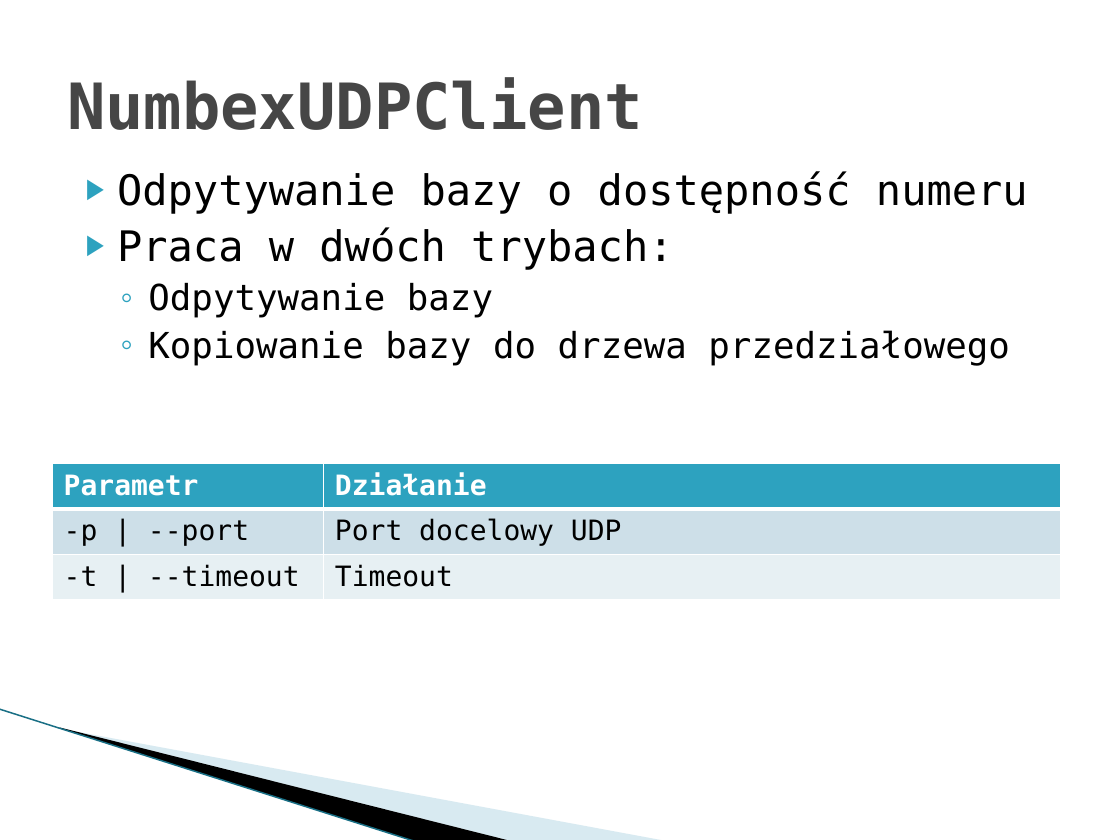
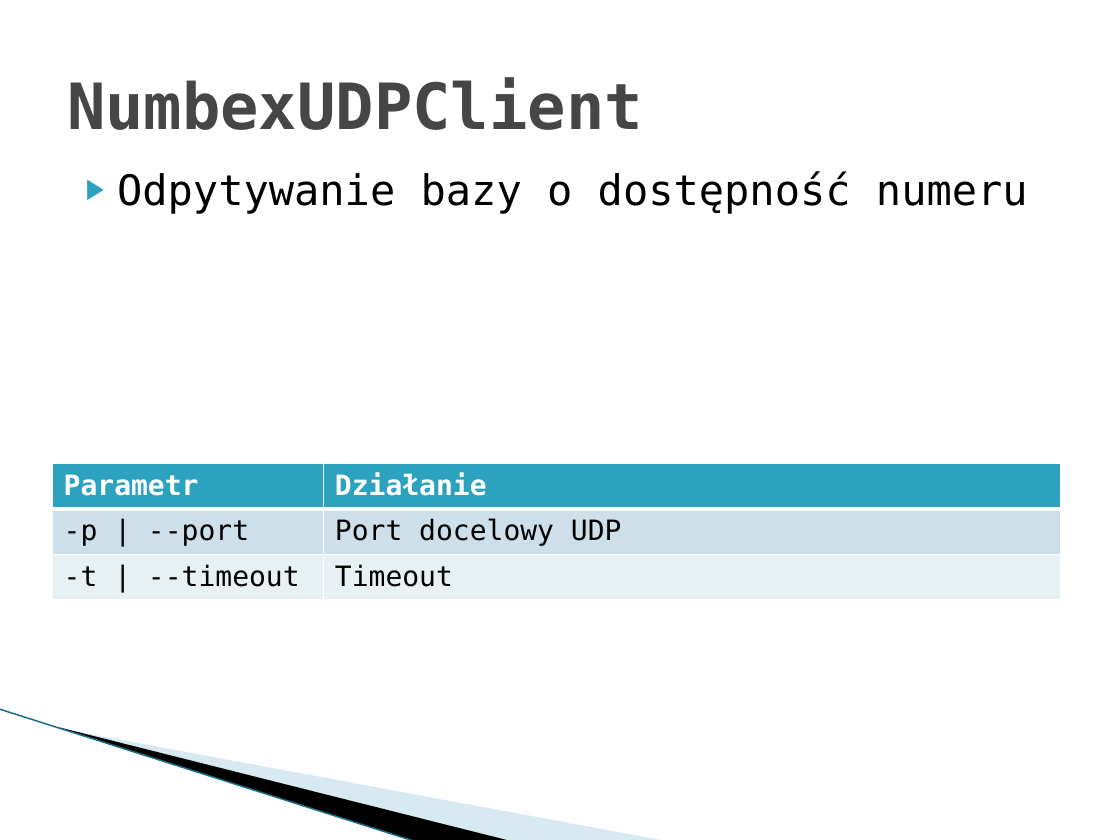
Before and after one commit to imbaczek/numbex, a slide deck: slide 7 of docs/NumbexFinalPresentation.pptx. Drawn at 1120x840 pixels with LibreOffice and Linux fonts; fonts in the diff are those of the drawing; background and template pictures are left out. Boxes give left, top, right and bottom in pixels: in the first picture for what was removed or moved away, otherwise in the second. Text is boxed around its words. In the diff, an @@ line names an element or a change of style, - is before the commit and + after.

```diff
--- a/docs/NumbexFinalPresentation.pptx
+++ b/docs/NumbexFinalPresentation.pptx
@@ text at <box>117,227,1010,366</box>: paragraphs removed @@
-▶ Praca w dwóch trybach:
-  ◦ Odpytywanie bazy
-  ◦ Kopiowanie bazy do drzewa przedziałowego
```
Also in this commit, not shown: 3 other slides changed, 1 slide added.
